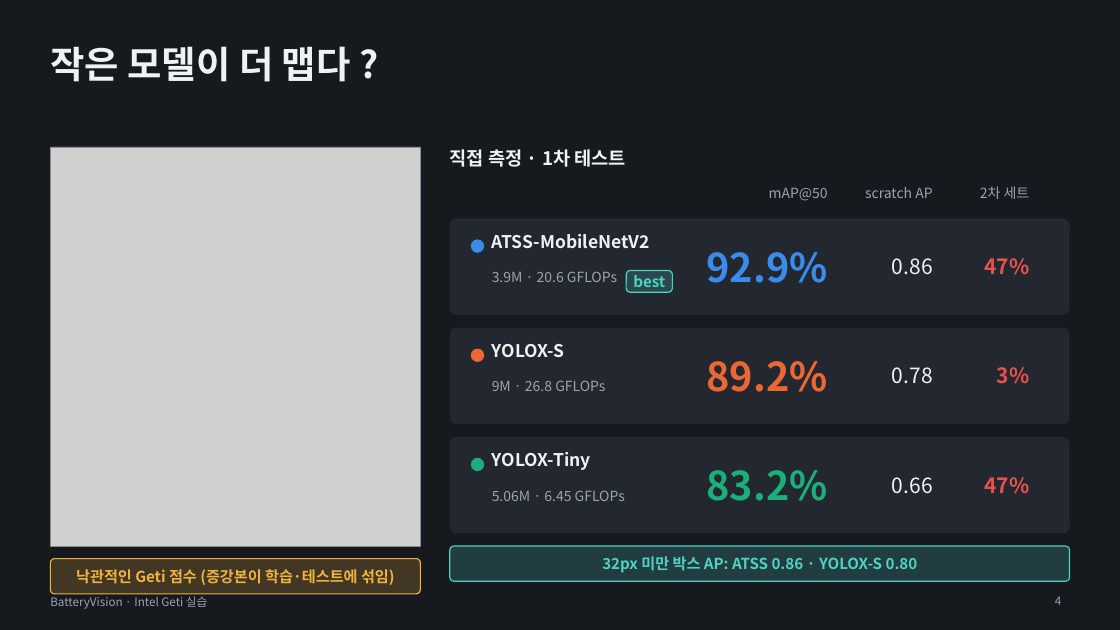
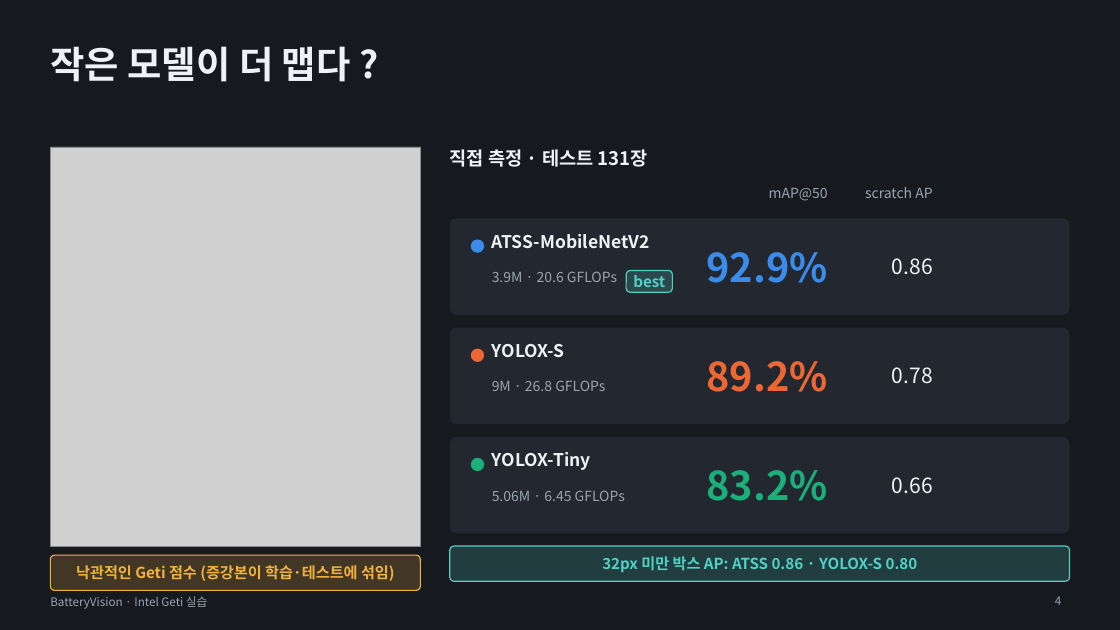
Before and after one commit to se4nchoi/batteryvision, a slide deck: slide 4 of docs/submission/BatteryVision_발표.pptx. Drawn at 1120x630 pixels with LibreOffice and Linux fonts; fonts in the diff are those of the drawing; grey boxes stand for pictures. Boxes give left, top, right and bottom in pixels: in the first picture for what was removed or moved away, otherwise in the second. Text is boxed around its words. In the diff, an @@ line names an element or a change of style, - is before the commit and + after.

```diff
--- a/docs/submission/BatteryVision_발표.pptx
+++ b/docs/submission/BatteryVision_발표.pptx
@@ text at bbox=[450, 149, 648, 167]: text changed @@
-직접 측정 · 1차 테스트
+직접 측정 · 테스트 131장
@@ text removed at bbox=[980, 186, 1030, 199] @@
-2차 세트
@@ text removed at bbox=[984, 258, 1029, 275] @@
-47%
@@ text removed at bbox=[997, 367, 1030, 384] @@
-3%
@@ text removed at bbox=[984, 477, 1029, 494] @@
-47%
@@ text "낙관적인 Geti 점수 (증강본이 학습·테스트에 ...": place and size @@
-text "낙관적인 Geti 점수 (증강본이 학습·테스트에 ..." at bbox=[76, 569, 395, 585]
+text "낙관적인 Geti 점수 (증강본이 학습·테스트에 ..." at bbox=[76, 565, 395, 581]
@@ rounded rectangle: place and size @@
-rounded rectangle at bbox=[50, 559, 420, 594]
+rounded rectangle at bbox=[50, 555, 420, 591]
```
Also in this commit, not shown: 6 other slides changed, 1 other file.
